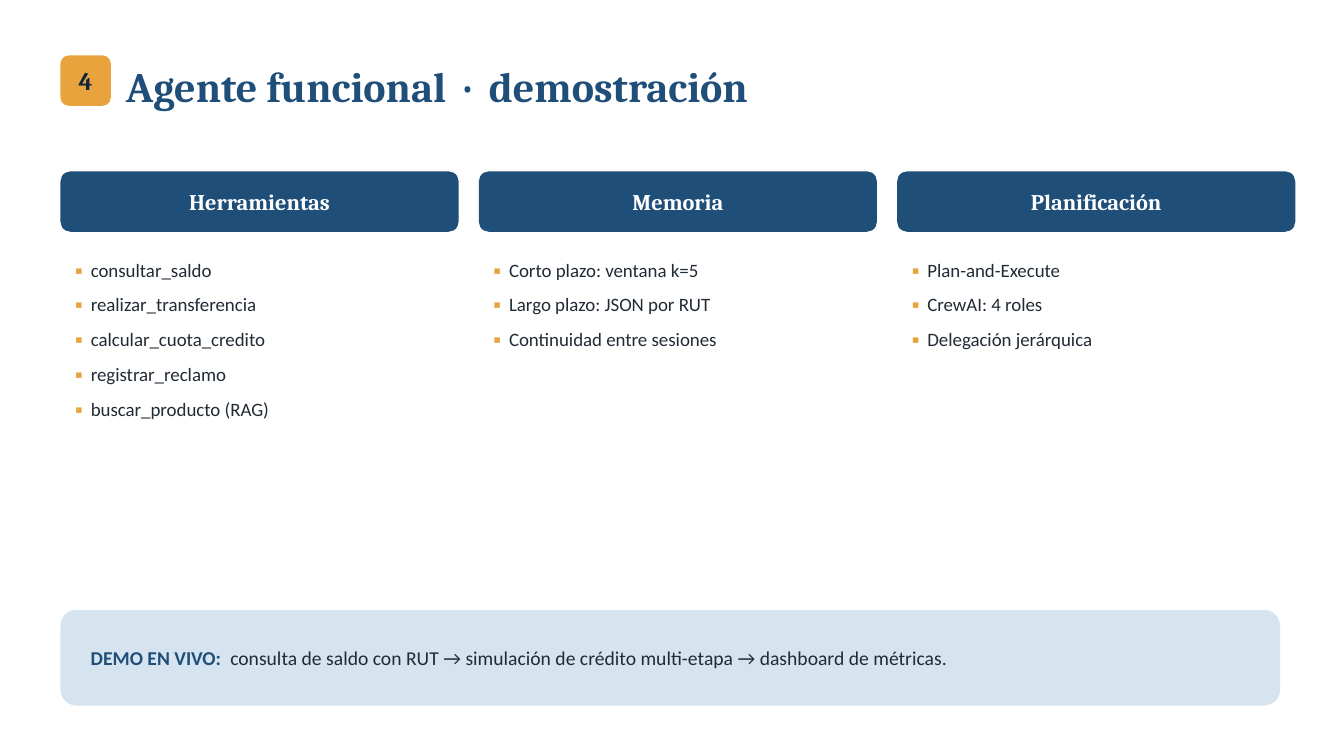
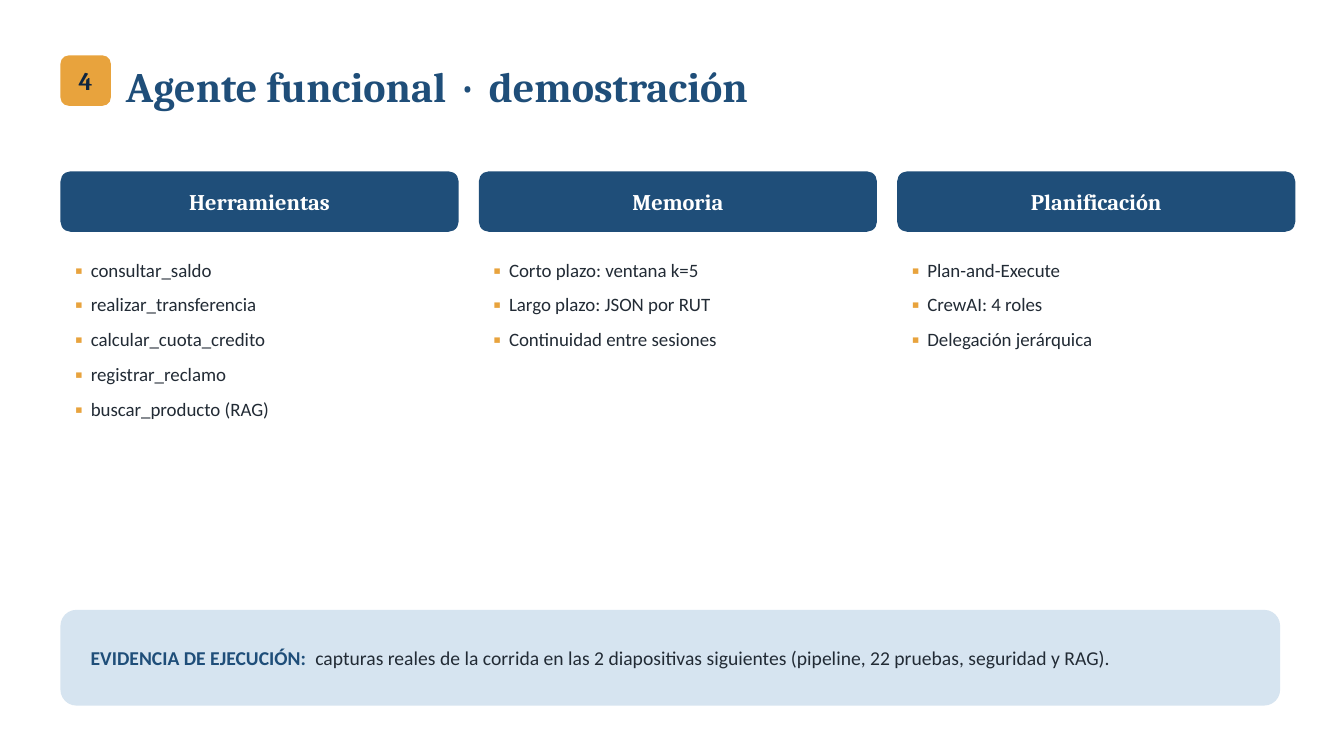
Before and after one commit to rogrosas/Ingenier-a-de-Soluciones-con-Inteligencia-Artificial, a slide deck: slide 5 of entrega/EFT_Presentacion_Defensa.pptx. Drawn at 1344x756 pixels with LibreOffice and Linux fonts; fonts in the diff are those of the drawing. Boxes give left, top, right and bottom in pixels: in the first picture for what was removed or moved away, otherwise in the second. Text is boxed around its words. In the diff, an @@ line names an element or a change of style, - is before the commit and + after.

```diff
--- a/entrega/EFT_Presentacion_Defensa.pptx
+++ b/entrega/EFT_Presentacion_Defensa.pptx
@@ text at (91, 649, 1109, 669): text changed @@
-DEMO EN VIVO: consulta de saldo con RUT → simulación de crédito multi-etapa → dashboard de métricas.
+EVIDENCIA DE EJECUCIÓN: capturas reales de la corrida en las 2 diapositivas siguientes (pipeline, 22 pruebas, seguridad y RAG).
```
Also in this commit, not shown: 2 slides added, 1 other file.
